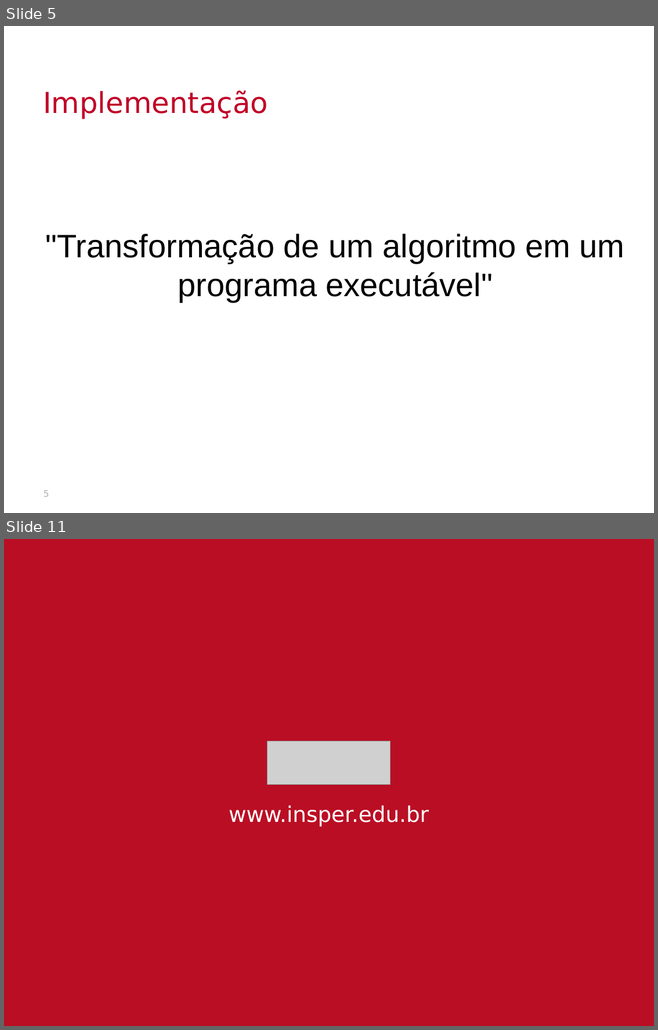
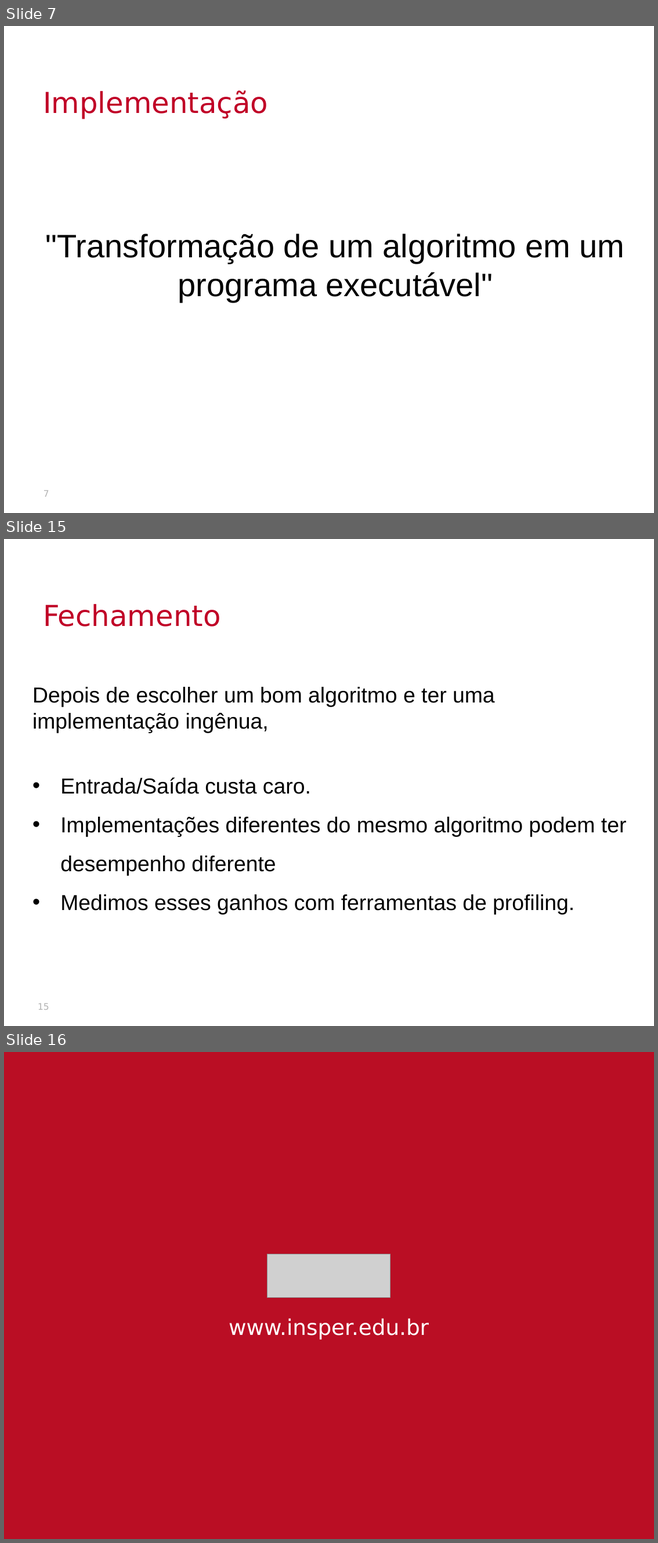
Before and after one commit to thalials/supercomp, a slide deck: aulas/02-desempenho/slides.pptx. Shown one above the other, each under a label of ours: slides 5 and 11 before the commit, slides 7, 15 and 16 after it; the slides between them are not shown. The pictures are 658x1030 and 658x1543 pixels, drawn with LibreOffice and Linux fonts; fonts in the diff are those of the drawing; grey boxes stand for pictures; background and template pictures are left out. Boxes give left, top, right and bottom in pixels: in the first picture for what was removed or moved away, otherwise in the second. Text is boxed around its words. In the diff, an @@ line names an element or a change of style, - is before the commit and + after.

```diff
--- a/aulas/02-desempenho/slides.pptx
+++ b/aulas/02-desempenho/slides.pptx
@@ slide 15 added at (4,539,654,1026), background picture (left out) @@
@@ text added at (43,604,221,627), 32 pt, text #C00026 @@
+Fechamento
@@ text added at (32,687,626,915), 24 pt, text #000000 @@
+Depois de escolher um bom algoritmo e ter uma implementação ingênua,
+• Entrada/Saída custa caro.
+• Implementações diferentes do mesmo algoritmo podem ter desempenho diferente
+• Medimos esses ganhos com ferramentas de profiling.
@@ page number added at (38,1004,49,1010), 10 pt, text #B2B2B2 @@
+15
@@ what was slide 5 is now slide 7 @@
@@ page number at (43,491,49,497): text changed @@
-5
+7
@@ what was slide 11 is now slide 16 @@
```
Also in this commit, not shown: 2 slides changed, 7 other slides added, 3 slides removed, 27 other files.
